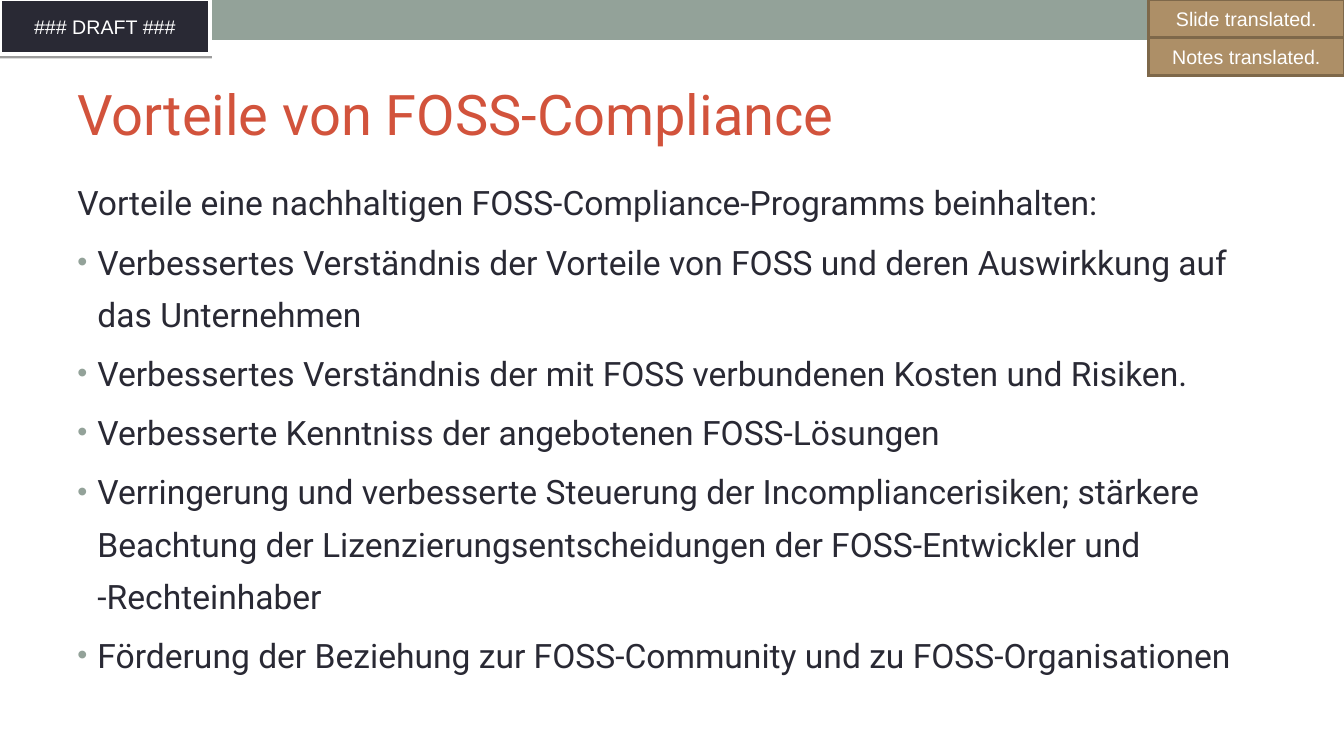
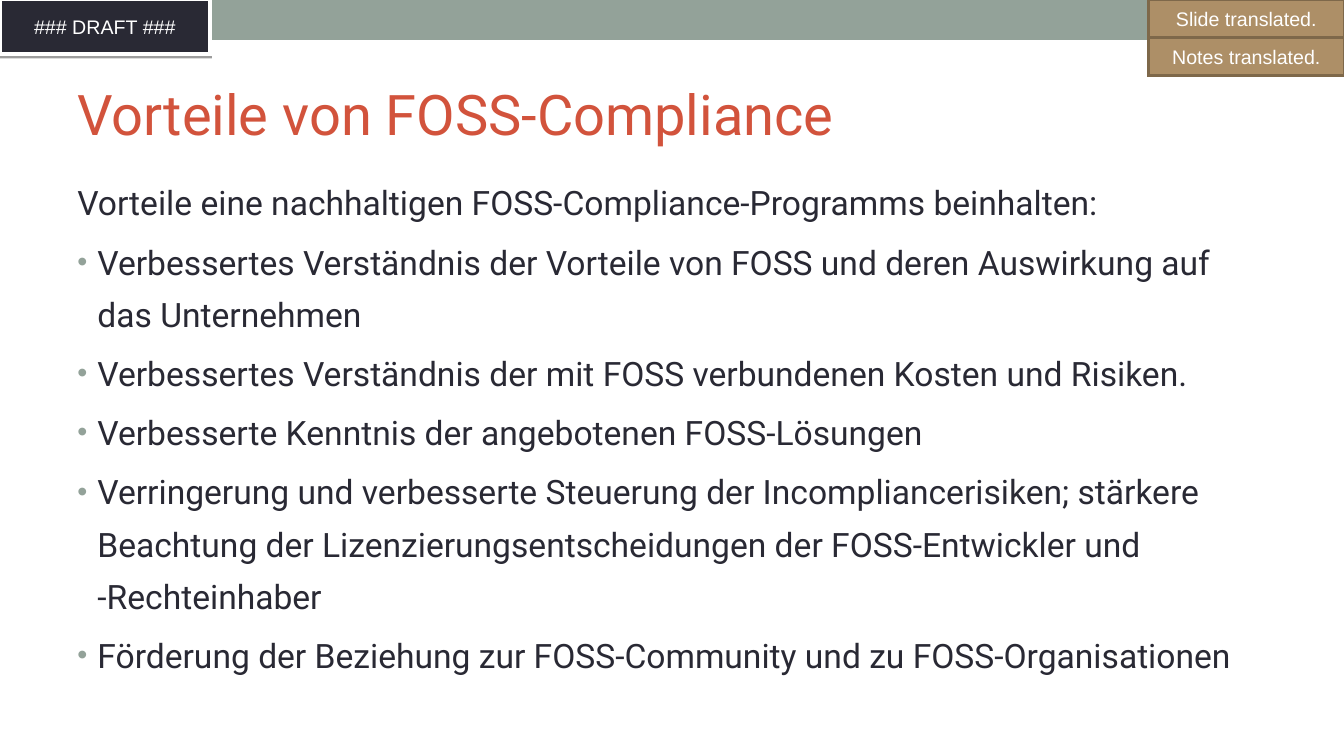
Before and after one commit to SThanheiser/curriculum, a slide deck: slide 33 of translation-DE/slides/DFT_openchain-curriculum-for-1-1_GER.odp. Drawn at 1344x756 pixels with LibreOffice and Linux fonts; fonts in the diff are those of the drawing; background and template pictures are left out. Boxes give left, top, right and bottom in pixels: in the first picture for what was removed or moved away, otherwise in the second. Text is boxed around its words. In the diff, an @@ line names an element or a change of style, - is before the commit and + after.

```diff
--- a/translation-DE/slides/DFT_openchain-curriculum-for-1-1_GER.odp
+++ b/translation-DE/slides/DFT_openchain-curriculum-for-1-1_GER.odp
@@ text at (97, 249, 1209, 328): text changed @@
-• Verbessertes Verständnis der Vorteile von FOSS und deren Auswirkkung auf das Unternehmen
+• Verbessertes Verständnis der Vorteile von FOSS und deren Auswirkung auf das Unternehmen
@@ text at (97, 419, 923, 452): text changed @@
-• Verbesserte Kenntniss der angebotenen FOSS-Lösungen
+• Verbesserte Kenntnis der angebotenen FOSS-Lösungen
```
Also in this commit, not shown: 15 other slides changed, 6 slides added, 6 slides removed, 1 other file.
